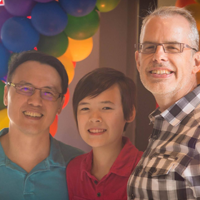
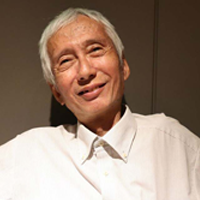
Revision of a layered 200x200 image; what changed, layer by layer:
added layer "圖層 7" above "圖層 6" over [0, 0, 200, 200]
